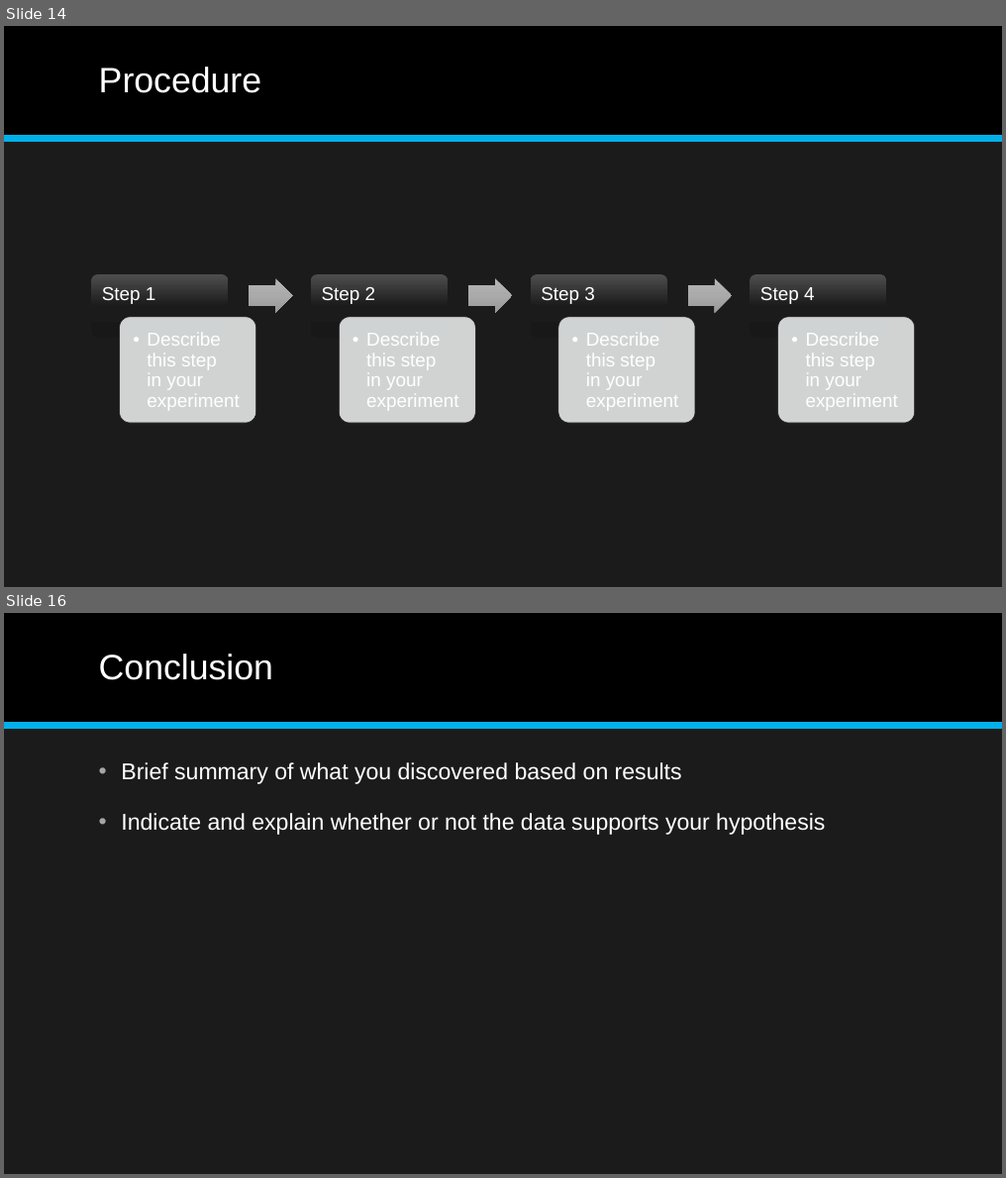
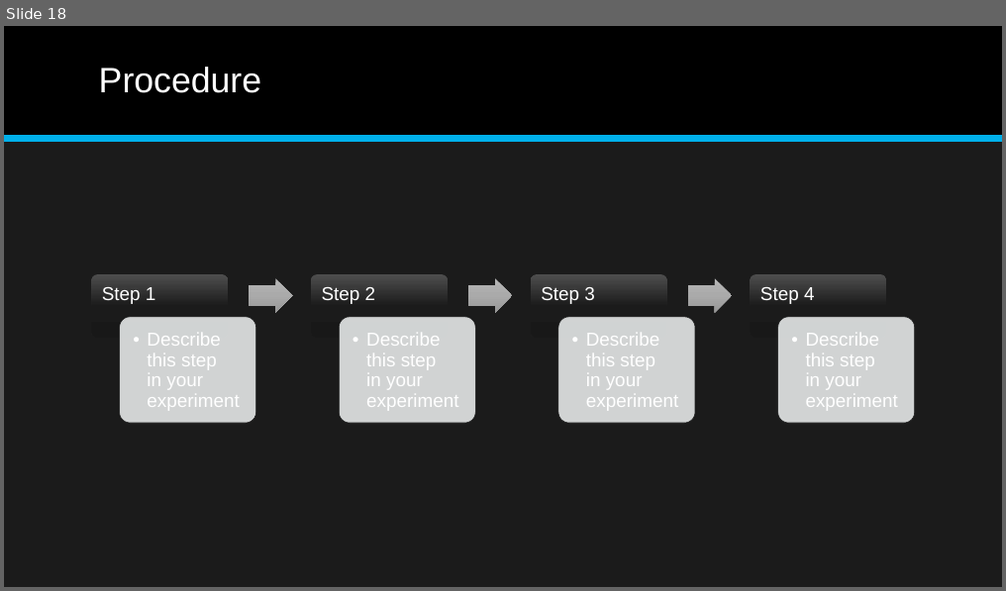
Before and after one commit to coolboyshubham/TheChessProject, a slide deck: The Chess Project.pptx. Shown one above the other, each under a label of ours: slides 14 and 16 before the commit, slide 18 after it; the slides between them are not shown. The pictures are 1006x1178 and 1006x591 pixels, drawn with LibreOffice and Linux fonts; fonts in the diff are those of the drawing. Boxes give left, top, right and bottom in pixels: in the first picture for what was removed or moved away, otherwise in the second. Text is boxed around its words. In the diff, an @@ line names an element or a change of style, - is before the commit and + after.

```diff
--- a/The Chess Project.pptx
+++ b/The Chess Project.pptx
@@ slide 16 removed at (4,613,1002,1174), background #1B1B1B; not listed: 2 template elements that a slide beside it also shows @@
@@ title removed at (99,654,273,680) @@
-Conclusion
@@ text removed at (121,762,825,835) @@
-• Brief summary of what you discovered based on results
-• Indicate and explain whether or not the data supports your hypothesis
@@ what was slide 14 is now slide 18 @@
```
Also in this commit, not shown: 5 slides changed, 8 slides added, 3 other slides removed, 10 other files.
